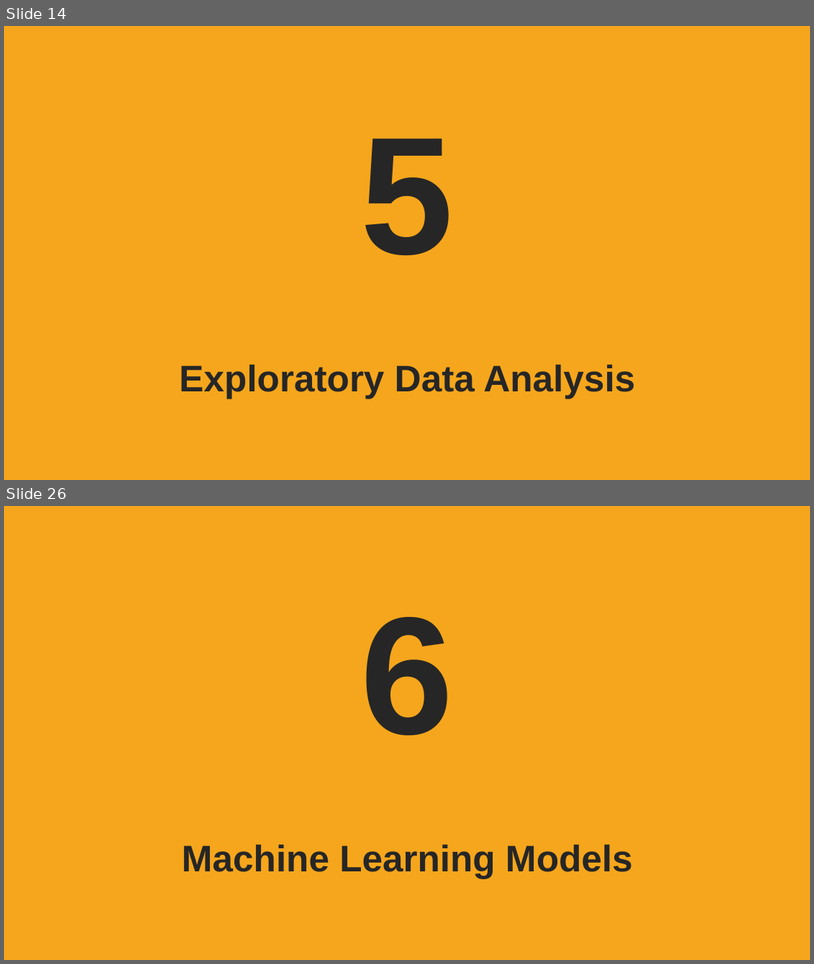
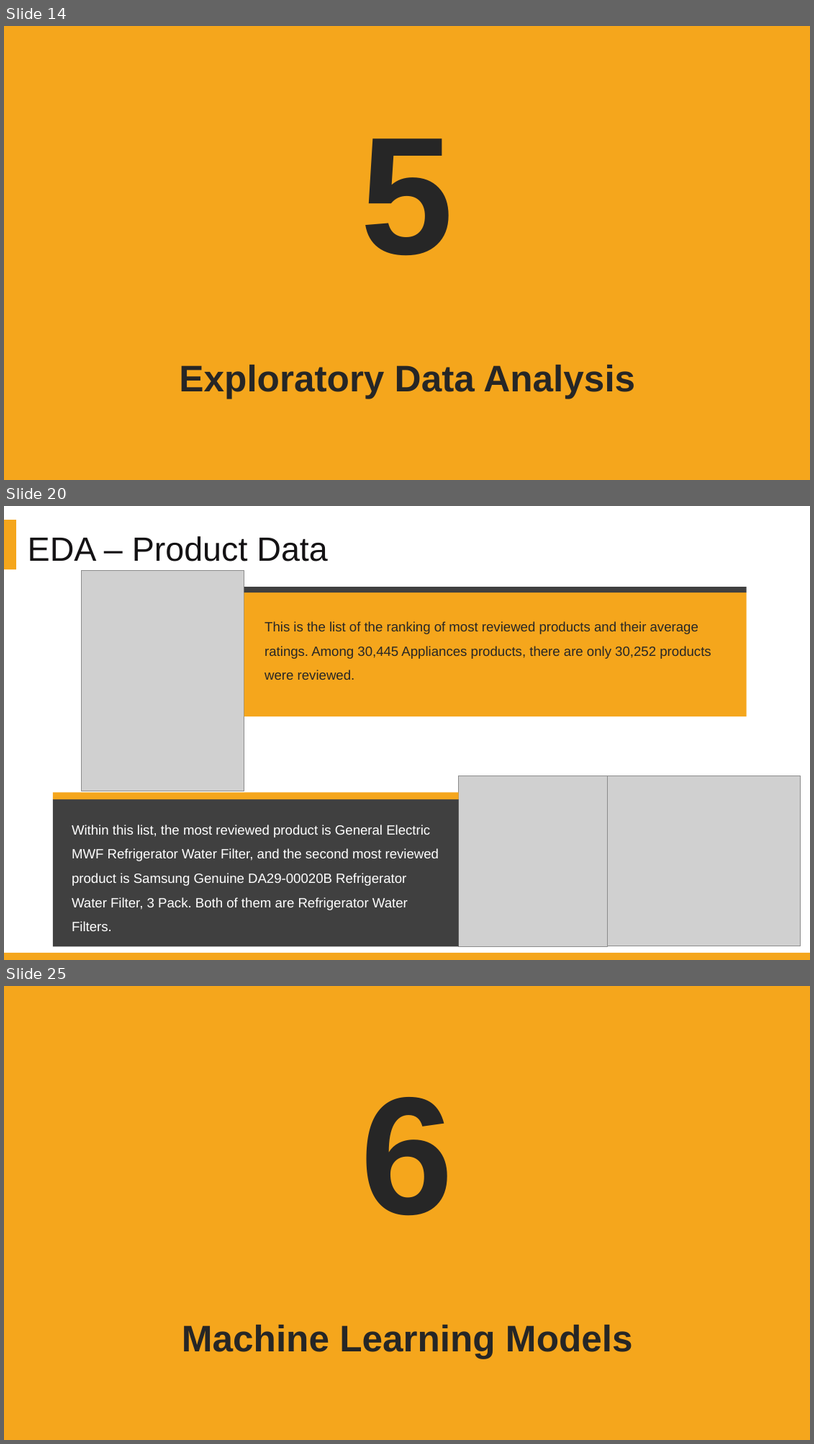
Before and after one commit to DATA-606-SPRING-2022/Jin_DATA606, a slide deck: presentation/Project_Presentation_EDA_v1.1.pptx. Shown one above the other, each under a label of ours: slides 14 and 26 before the commit, slides 14, 20 and 25 after it; the slides between them are not shown. The pictures are 814x964 and 814x1444 pixels, drawn with LibreOffice and Linux fonts; fonts in the diff are those of the drawing; grey boxes stand for pictures; background and template pictures are left out. Boxes give left, top, right and bottom in pixels: in the first picture for what was removed or moved away, otherwise in the second. Text is boxed around its words. In the diff, an @@ line names an element or a change of style, - is before the commit and + after.

```diff
--- a/presentation/Project_Presentation_EDA_v1.1.pptx
+++ b/presentation/Project_Presentation_EDA_v1.1.pptx
@@ slide 20 added at box(4, 506, 810, 960), background #FFFFFF @@
@@ rectangle added at box(4, 520, 16, 569), fill #F5A61C @@
@@ text added at box(25, 538, 162, 548), 28 pt, text #404040 @@
+Add your title
@@ text added at box(28, 536, 328, 561), 40 pt, text #141214 @@
+EDA – Product Data
@@ text added at box(25, 556, 446, 834), 18 pt, text #A6A6A6 @@
+Click add this section keywords detailed description of the contents of this paragraph
@@ picture added at box(82, 570, 244, 791) @@
@@ rectangle added at box(244, 587, 747, 592), fill #404040 @@
@@ rectangle added at box(244, 592, 747, 716), fill #F5A61C @@
@@ text added at box(265, 621, 711, 680), 16 pt, text #262626 @@
+This is the list of the ranking of most reviewed products and their average ratings. Among 30,445 Appliances products, there are only 30,252 products were reviewed.
@@ picture added at box(459, 776, 608, 947) @@
@@ picture added at box(608, 776, 801, 945) @@
@@ rectangle added at box(53, 800, 459, 947), fill #404040 @@
@@ rectangle added at box(53, 792, 459, 800), fill #F5A61C @@
@@ text added at box(72, 824, 439, 931), 16 pt, text #FFFFFF @@
+Within this list, the most reviewed product is General Electric MWF Refrigerator Water Filter, and the second most reviewed product is Samsung Genuine DA29-00020B Refrigerator Water Filter, 3 Pack. Both of them are Refrigerator Water Filters.
@@ rectangle added at box(4, 952, 810, 960), fill #F5A61C @@
@@ what was slide 26 is now slide 25 @@
```
Also in this commit, not shown: 2 slides changed, 7 other slides added, 1 slide removed.
